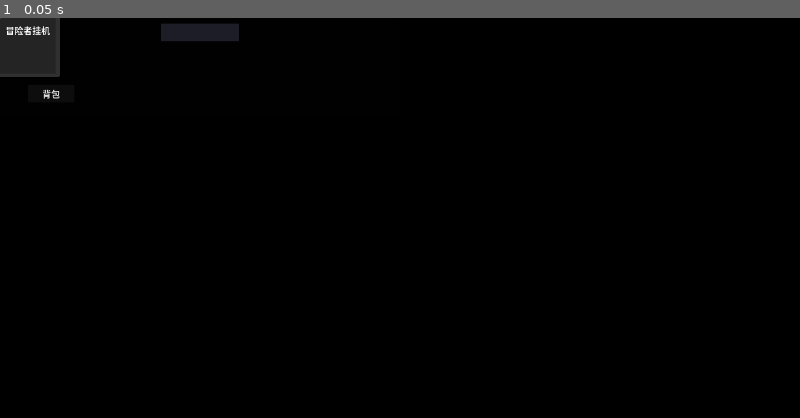
Above: before the commit, frame 1.
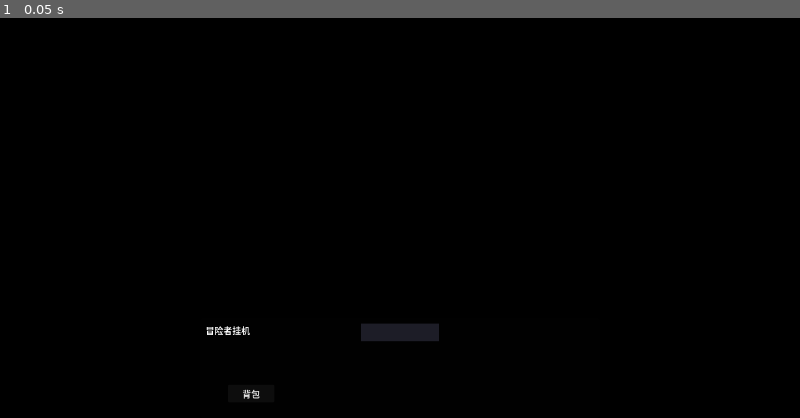
Above: after the commit, the same moment.

Repository: xiaowei2016/roguefall
Game: Godot game, scene res://scenes/main.tscn
Same seed, same stepped clock (60 frames per second), same inputs: the game is played once before the commit and once after it.
Inputs:
- Up to frame 1 (0.05 s): no input

The runs differ from the first frame. In frame 1, 2.1% of the frame differs, in the area x 0-55%, y 0-96%.
Error before the commit: Parse Error: Cannot pass a value of type "main.gd.Mode" as "Window.Mode". (res://scripts/main.gd:48)

Commit message:
fix: rename enum Mode to PanelMode, track position via _process

Diff:
--- a/scripts/main.gd
+++ b/scripts/main.gd
@@ -1,10 +1,10 @@
 extends Window
 
-enum Mode { BATTLE_ONLY, CENTER_BATTLE, LEFT_CENTER_BATTLE, CENTER_RIGHT_BATTLE, FULL }
+enum PanelMode { BATTLE_ONLY, CENTER_BATTLE, LEFT_CENTER_BATTLE, CENTER_RIGHT_BATTLE, FULL }
 
 var _current_mode := -1
 var _save_timer: Timer
-var _is_dragging := false
+var _last_battle_pos := Vector2i()
 
 
 func _ready() -> void:
@@ -41,21 +41,21 @@
 	_save_timer.timeout.connect(_save_anchor)
 	add_child(_save_timer)
 
-	# 监听 BattleWindow 位置变化
-	battle.position_changed.connect(_on_battle_position_changed)
+	# 应用初始模式
+	_apply_mode(PanelMode.BATTLE_ONLY)
+	_load_anchor()
 
-	# 应用初始模式
-	_apply_mode(Mode.BATTLE_ONLY)
-	_load_anchor()
+	_last_battle_pos = battle.position
 
 	print("冒险者多窗挂机 Boot OK")
 
 
-func _on_battle_position_changed() -> void:
-	if _is_dragging:
-		return
-	_reposition_windows()
-	_save_timer.start()
+func _process(_delta: float) -> void:
+	var battle := $BattleWindow as Window
+	if battle.position != _last_battle_pos:
+		_last_battle_pos = battle.position
+		_reposition_windows()
+		_save_timer.start()
 
 
 func _reposition_windows() -> void:
@@ -73,7 +73,7 @@
 		right.position = center.position + Vector2i(center.size.x, 0)
 
 
-func _apply_mode(mode: Mode) -> void:
+func _apply_mode(mode: PanelMode) -> void:
 	if mode == _current_mode:
 		return
 	_current_mode = mode
@@ -84,27 +84,27 @@
 	var right := $RightWindow as Window
 
 	match mode:
-		Mode.BATTLE_ONLY:
+		PanelMode.BATTLE_ONLY:
 			battle.show()
 			center.hide()
 			left.hide()
 			right.hide()
-		Mode.CENTER_BATTLE:
+		PanelMode.CENTER_BATTLE:
 			battle.show()
 			center.show()
 			left.hide()
 			right.hide()
-		Mode.LEFT_CENTER_BATTLE:
+		PanelMode.LEFT_CENTER_BATTLE:
 			battle.show()
 			center.show()
 			left.show()
 			right.hide()
-		Mode.CENTER_RIGHT_BATTLE:
+		PanelMode.CENTER_RIGHT_BATTLE:
 			battle.show()
 			center.show()
 			left.hide()
 			right.show()
-		Mode.FULL:
+		PanelMode.FULL:
 			battle.show()
 			center.show()
 			left.show()
@@ -143,10 +143,10 @@
 	var config := ConfigFile.new()
 	if config.load("user://window.cfg") != OK:
 		return false
-	var bx = config.get_value("window", "battle_x", null)
-	var by = config.get_value("window", "battle_y", null)
-	if bx == null or by == null:
+	if not config.has_section_key("window", "battle_x"):
 		return false
+	var bx = config.get_value("window", "battle_x", 0)
+	var by = config.get_value("window", "battle_y", 0)
 	battle.position = Vector2i(int(bx), int(by))
 	_reposition_windows()
 	print("LOAD battle_pos=(%d,%d)" % [battle.position.x, battle.position.y])
@@ -154,23 +154,23 @@
 
 
 func _on_bag_button_pressed() -> void:
-	if _current_mode == Mode.BATTLE_ONLY:
-		_apply_mode(Mode.CENTER_BATTLE)
+	if _current_mode == PanelMode.BATTLE_ONLY:
+		_apply_mode(PanelMode.CENTER_BATTLE)
 	else:
-		_apply_mode(Mode.BATTLE_ONLY)
+		_apply_mode(PanelMode.BATTLE_ONLY)
 
 
 func _on_left_button_pressed() -> void:
 	match _current_mode:
-		Mode.CENTER_BATTLE: _apply_mode(Mode.LEFT_CENTER_BATTLE)
-		Mode.CENTER_RIGHT_BATTLE: _apply_mode(Mode.FULL)
-		Mode.LEFT_CENTER_BATTLE: _apply_mode(Mode.CENTER_BATTLE)
-		Mode.FULL: _apply_mode(Mode.CENTER_RIGHT_BATTLE)
+		PanelMode.CENTER_BATTLE: _apply_mode(PanelMode.LEFT_CENTER_BATTLE)
+		PanelMode.CENTER_RIGHT_BATTLE: _apply_mode(PanelMode.FULL)
+		PanelMode.LEFT_CENTER_BATTLE: _apply_mode(PanelMode.CENTER_BATTLE)
+		PanelMode.FULL: _apply_mode(PanelMode.CENTER_RIGHT_BATTLE)
 
 
 func _on_right_button_pressed() -> void:
 	match _current_mode:
-		Mode.CENTER_BATTLE: _apply_mode(Mode.CENTER_RIGHT_BATTLE)
-		Mode.LEFT_CENTER_BATTLE: _apply_mode(Mode.FULL)
-		Mode.CENTER_RIGHT_BATTLE: _apply_mode(Mode.CENTER_BATTLE)
-		Mode.FULL: _apply_mode(Mode.LEFT_CENTER_BATTLE)
+		PanelMode.CENTER_BATTLE: _apply_mode(PanelMode.CENTER_RIGHT_BATTLE)
+		PanelMode.LEFT_CENTER_BATTLE: _apply_mode(PanelMode.FULL)
+		PanelMode.CENTER_RIGHT_BATTLE: _apply_mode(PanelMode.CENTER_BATTLE)
+		PanelMode.FULL: _apply_mode(PanelMode.LEFT_CENTER_BATTLE)
